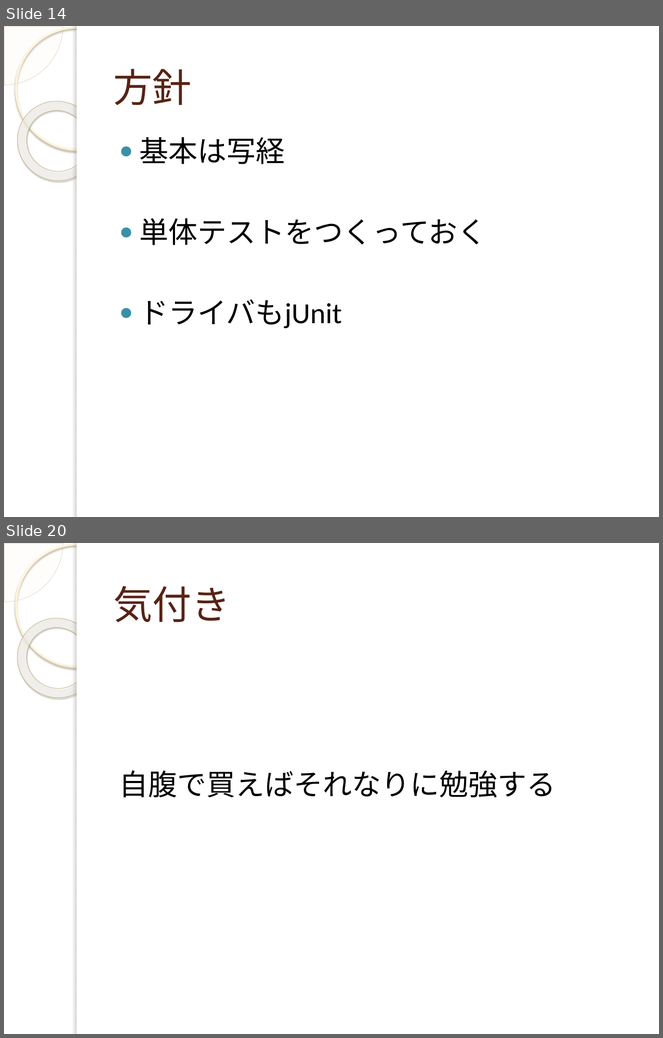
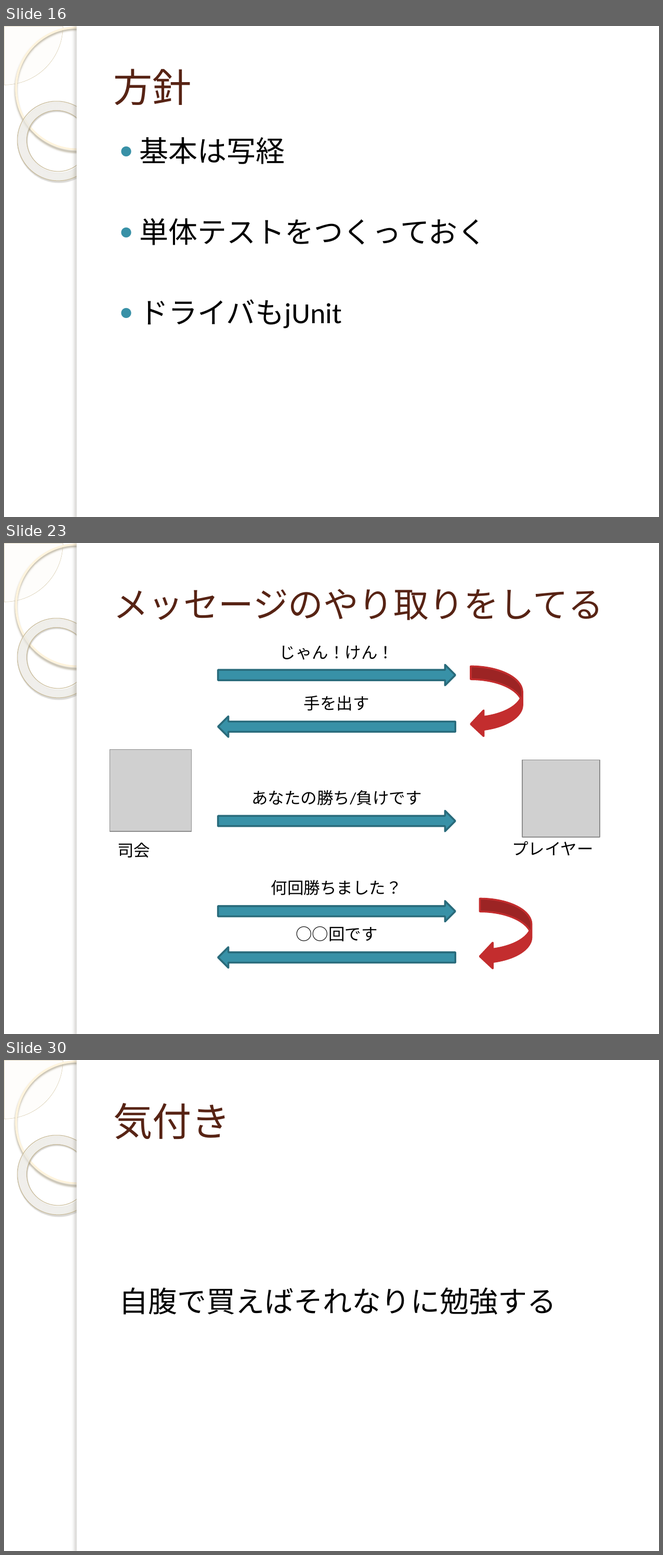
Before and after one commit to yuridonus/FEstudy, a slide deck: objectStudy.pptx. Shown one above the other, each under a label of ours: slides 14 and 20 before the commit, slides 16, 23 and 30 after it; the slides between them are not shown. The pictures are 663x1038 and 663x1555 pixels, drawn with LibreOffice and Linux fonts; fonts in the diff are those of the drawing; grey boxes stand for pictures; background and template pictures are left out. Boxes give left, top, right and bottom in pixels: in the first picture for what was removed or moved away, otherwise in the second. Text is boxed around its words. In the diff, an @@ line names an element or a change of style, - is before the commit and + after.

```diff
--- a/objectStudy.pptx
+++ b/objectStudy.pptx
@@ slide 23 added at (x1=4, y1=543, x2=659, y2=1034), background picture (left out); not listed: 5 template elements that a slide beside it also shows @@
@@ title added at (x1=113, y1=589, x2=604, y2=620), 38.7 pt, text #572314 @@
+メッセージのやり取りをしてる
@@ text added at (x1=280, y1=645, x2=394, y2=660), 18 pt, text #000000 @@
+じゃん！けん！
@@ right arrow added at (x1=218, y1=665, x2=455, y2=685), fill #3891A7, outline #296B7C 2 pt @@
@@ curved left arrow added at (x1=471, y1=666, x2=523, y2=737), fill #C32D2E, outline #C32D2E 2 pt @@
@@ text added at (x1=304, y1=695, x2=370, y2=711), 18 pt, text #000000 @@
+手を出す
@@ right arrow added at (x1=218, y1=717, x2=455, y2=737), fill #3891A7, outline #296B7C 2 pt @@
@@ picture added at (x1=110, y1=749, x2=191, y2=831) @@
@@ picture added at (x1=522, y1=760, x2=599, y2=837) @@
@@ text added at (x1=252, y1=790, x2=422, y2=806), 18 pt, text #000000 @@
+あなたの勝ち/負けです
@@ right arrow added at (x1=218, y1=811, x2=455, y2=831), fill #3891A7, outline #296B7C 2 pt @@
@@ text added at (x1=117, y1=843, x2=150, y2=858), 18 pt, text #000000 @@
+司会
@@ text added at (x1=512, y1=841, x2=594, y2=856), 18 pt, text #000000 @@
+プレイヤー
@@ text added at (x1=271, y1=880, x2=402, y2=896), 18 pt, text #000000 @@
+何回勝ちました？
@@ right arrow added at (x1=218, y1=901, x2=455, y2=922), fill #3891A7, outline #296B7C 2 pt @@
@@ curved left arrow added at (x1=480, y1=899, x2=532, y2=969), fill #C32D2E, outline #C32D2E 2 pt @@
@@ text added at (x1=296, y1=927, x2=378, y2=942), 18 pt, text #000000 @@
+○○回です
@@ right arrow added at (x1=218, y1=947, x2=455, y2=967), fill #3891A7, outline #296B7C 2 pt @@
@@ what was slide 14 is now slide 16 @@
@@ what was slide 20 is now slide 30 @@
```
Also in this commit, not shown: 13 slides changed, 14 other slides added, 5 slides removed.
